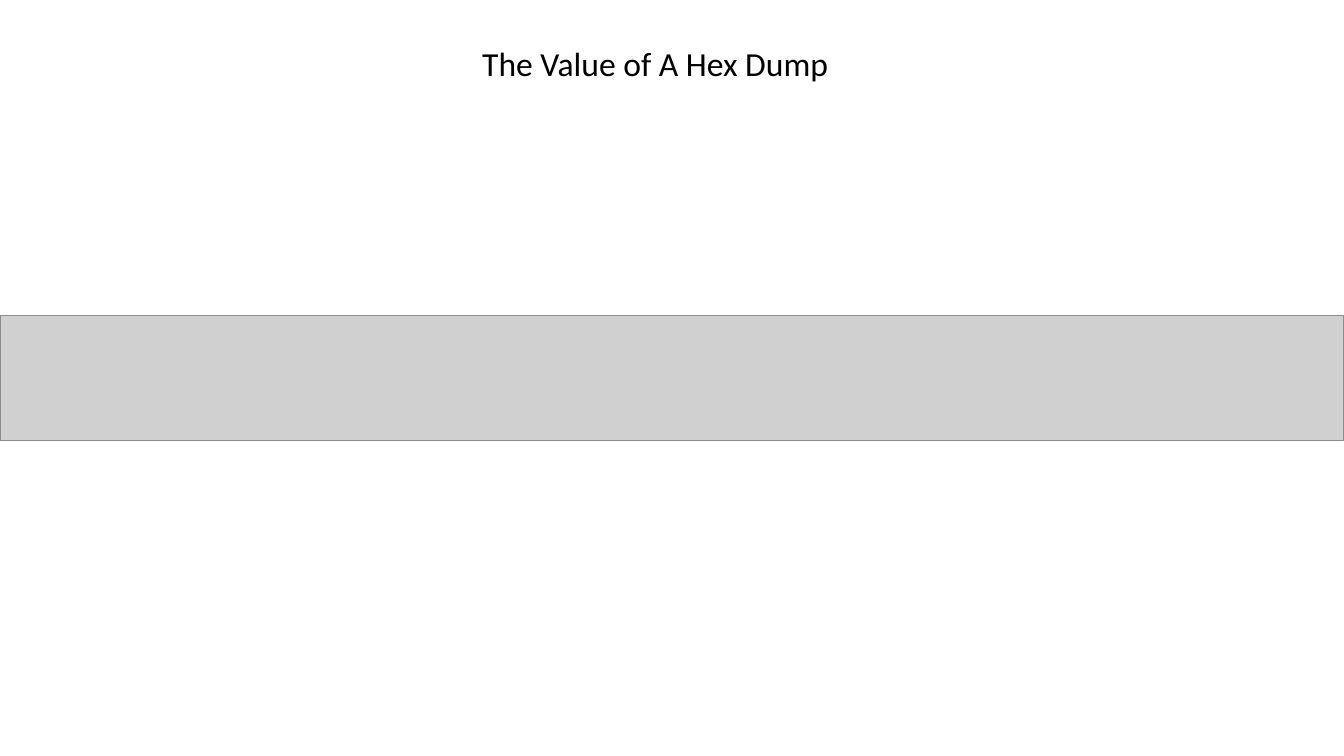
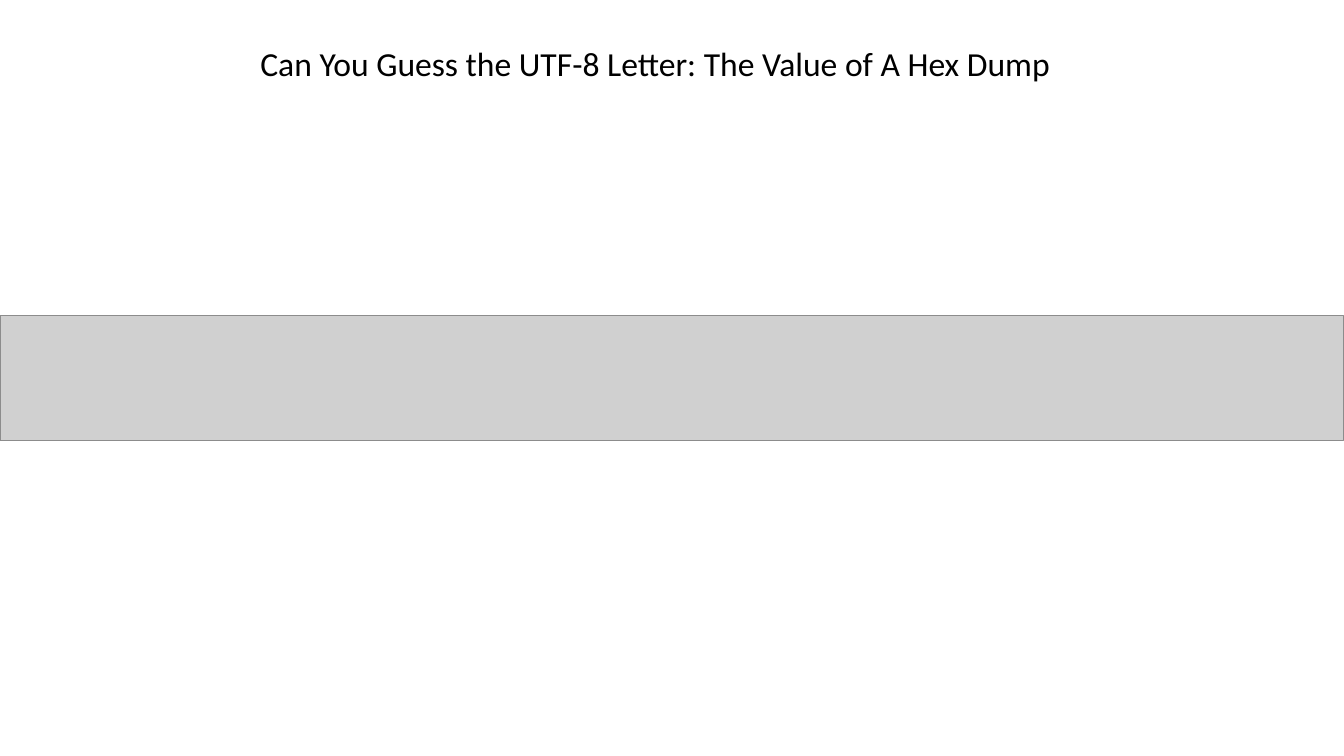
Before and after one commit to fosres/MAT, a slide deck: slide 6 of A_Guide_To_Malware_Analysis.pptx (slide 5 before the commit). Drawn at 1344x756 pixels with LibreOffice and Linux fonts; fonts in the diff are those of the drawing; grey boxes stand for pictures. Boxes give left, top, right and bottom in pixels: in the first picture for what was removed or moved away, otherwise in the second. Text is boxed around its words. In the diff, an @@ line names an element or a change of style, - is before the commit and + after.

```diff
--- a/A_Guide_To_Malware_Analysis.pptx
+++ b/A_Guide_To_Malware_Analysis.pptx
@@ text at (260,52,1050,82): text changed @@
-The Value of A Hex Dump
+Can You Guess the UTF-8 Letter: The Value of A Hex Dump
```
Also in this commit, not shown: 3 other slides changed, 4 slides added, 3 slides removed, 8 other files.
